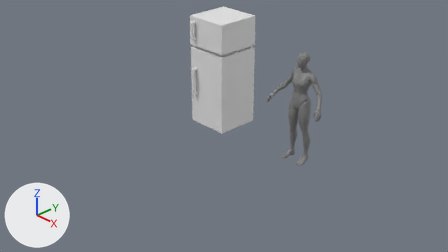
Two versions of the Blender file BlenderModels/GasStation/Interior/MotelFridge.blend, one commit apart.
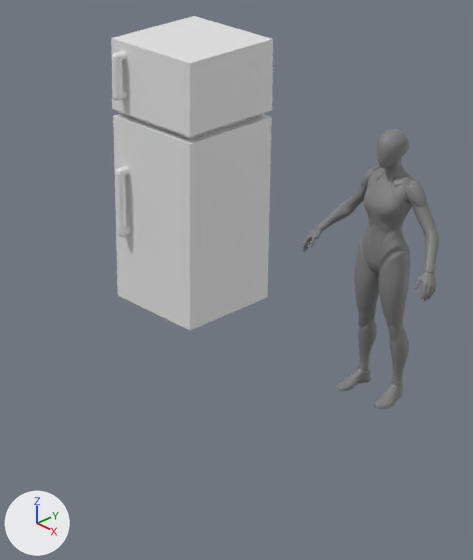
Old and new are each drawn from the file's camera 'Camera' and again close up on the part from 32% to 75% of the width and 0% to 90% of the height. Every picture has the same lights, and +X, +Y and +Z are marked at lower left. The first two pictures are the older version.

In view in the first close-up: 'Cube.001', 'SKM_Quinn_LOD0'.
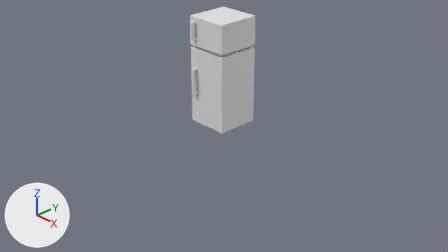
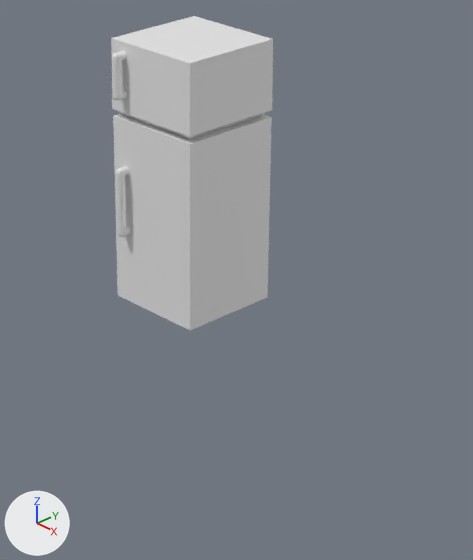
Pixel boxes (x1, y1, x2, y2) of what changed, in the close-ups (473 x 560 px):
```json
{"object": "SKM_Quinn_LOD0", "change": "deleted", "before": [302, 129, 439, 409], "faces in mat_mi_quinn_01 (grey #808080)": [337, 129, 434, 409], "faces in mat_mi_quinn_02 (grey #808080)": [302, 158, 439, 301]}
```

Edits to the scene script, one JSON object a line:
```json
{"op": "remove", "block": "ob_skm_quinn_lod0", "code": ["ob_skm_quinn_lod0 = bpy.data.objects.new('SKM_Quinn_LOD0', me_skm_quinn_lod0)", "ob_skm_quinn_lod0.location = (1.767, 0.0, 0.0)", "ob_skm_quinn_lod0.scale = (0.01, 0.01, 0.01)"]}
```
